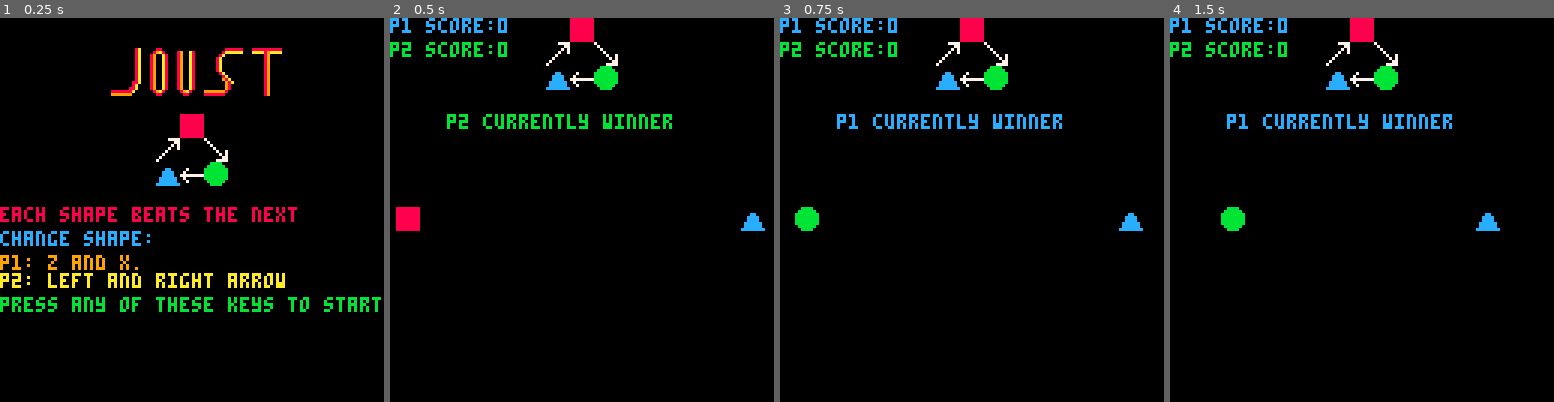
Above: before the commit, frames 1-4 (left to right).
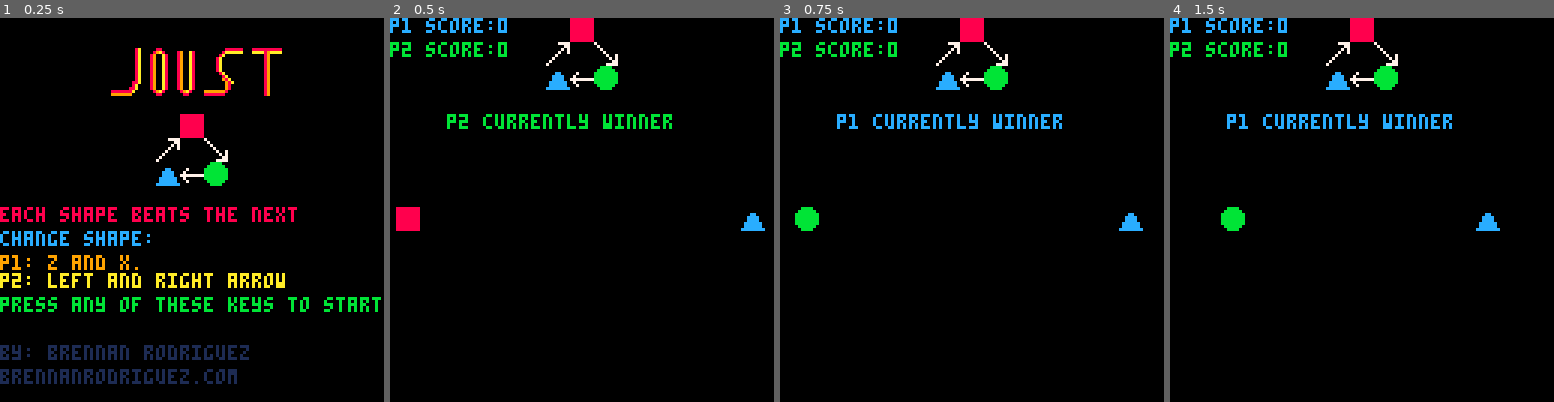
Above: after the commit, the same moments.

Repository: Kertic/picoProjects
Game: PICO-8 cartridge pico-8/joust.p8
Same seed, same stepped clock (60 frames per second), same inputs: the game is played once before the commit and once after it.
Inputs:
- Up to frame 1 (0.25 s): no input
- Up to frame 2 (0.5 s): tap O (Z key) at 0.33 s
- Up to frame 3 (0.75 s): tap O (Z key) at 0.7 s
- Up to frame 4 (1.5 s): tap X (X key) at 1.07 s; tap O (Z key) at 1.43 s

The runs differ from the first frame. In frame 1, 2.3% of the frame differs, in the area x 0-65%, y 85-96%; in frame 2, nothing differs; in frame 3, nothing differs; in frame 4, nothing differs.

Commit message:
added credits

Diff:
--- a/pico-8/joust.p8
+++ b/pico-8/joust.p8
@@ -118,6 +118,9 @@
 print("p1: z and x.",0,79,9)
 print("p2: left and right arrow",0,85,10)
 print("press any of these keys to start",0,93,11)
+
+print("by: brennan rodriguez",0,109,1)
+print("brennanrodriguez.com",0,117,1)
 
 	end
 	if(mode == 1) then
